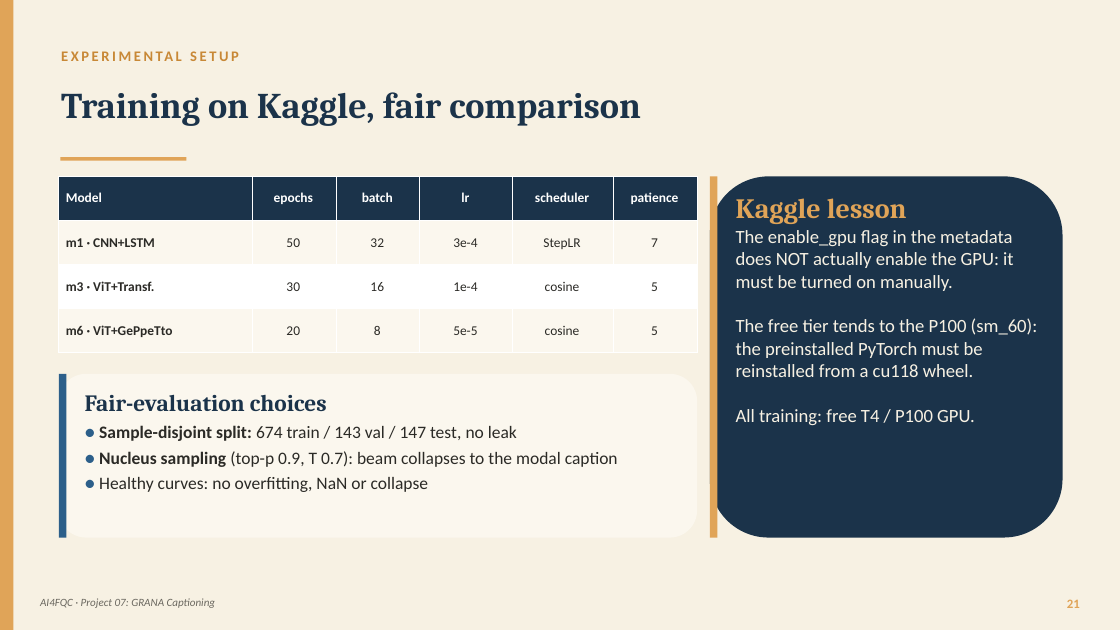
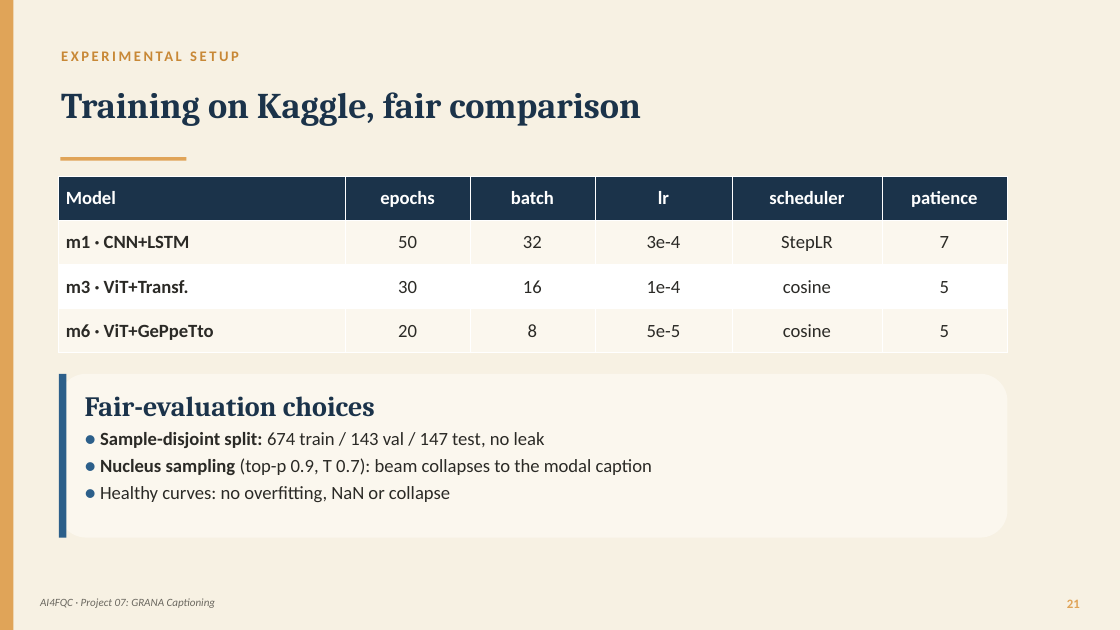
Before and after one commit to panciut/Cheese, a slide deck: slide 21 of presentation/Trentingrana_Captioning_EN.pptx. Drawn at 1120x630 pixels with LibreOffice and Linux fonts; fonts in the diff are those of the drawing. Boxes give left, top, right and bottom in pixels: in the first picture for what was removed or moved away, otherwise in the second. Text is boxed around its words. In the diff, an @@ line names an element or a change of style, - is before the commit and + after.

Commit message:
Update Trentingrana_Captioning_EN.pptx presentation file

```diff
--- a/presentation/Trentingrana_Captioning_EN.pptx
+++ b/presentation/Trentingrana_Captioning_EN.pptx
@@ table at [59, 176, 1008, 353] @@
@@ size 11.5 to 16 pt @@
@@ table: place and size @@
-table at [59, 176, 697, 353]
+table at [59, 176, 1008, 353]
@@ rounded rectangle removed at [710, 176, 1063, 538] @@
@@ rectangle removed at [710, 176, 718, 538] @@
@@ text removed at [736, 198, 1038, 425] @@
-Kaggle lesson
-The enable_gpu flag in the metadata does NOT actually enable the GPU: it must be turned on manually.
-The free tier tends to the P100 (sm_60): the preinstalled PyTorch must be reinstalled from a cu118 wheel.
-All training: free T4 / P100 GPU.
@@ rounded rectangle: place and size @@
-rounded rectangle at [59, 374, 697, 538]
+rounded rectangle at [59, 374, 1007, 538]
@@ text "Fair-evaluation choices" at [85, 396, 652, 502]: size 20 to 24 pt in "Fair-evaluation choices"; size 15 to 16 pt in "● Sample-disjoint split: 674 train / 143 ...", "● Nucleus sampling (top-p 0.9, T 0.7): ...", "● Healthy curves: no overfitting, NaN or ..." @@
```
Also in this commit, not shown: 6 other slides changed.
